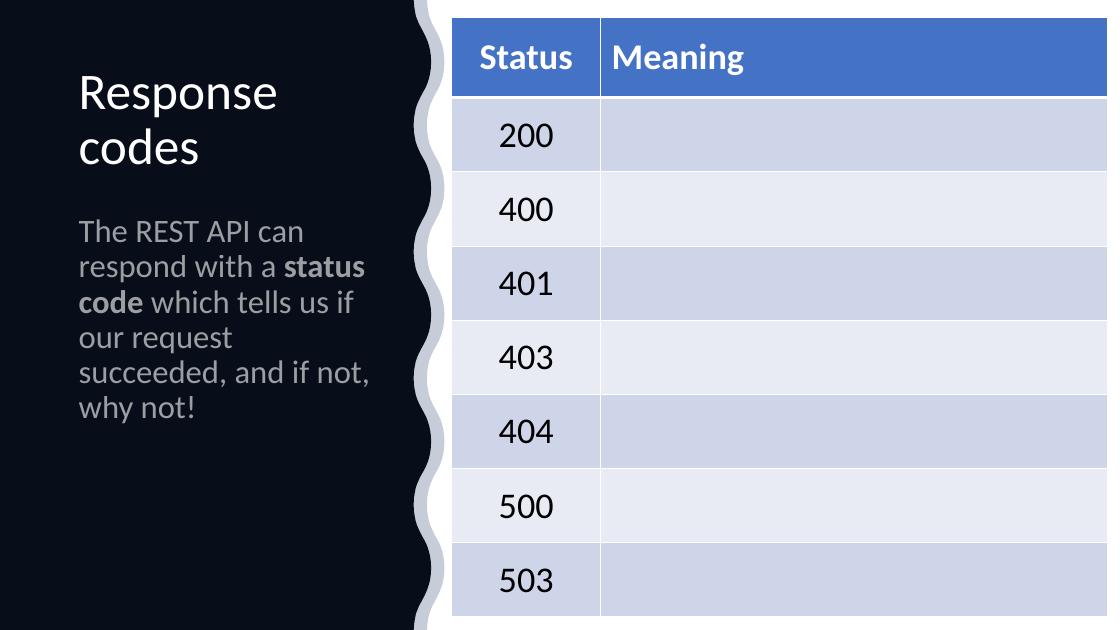
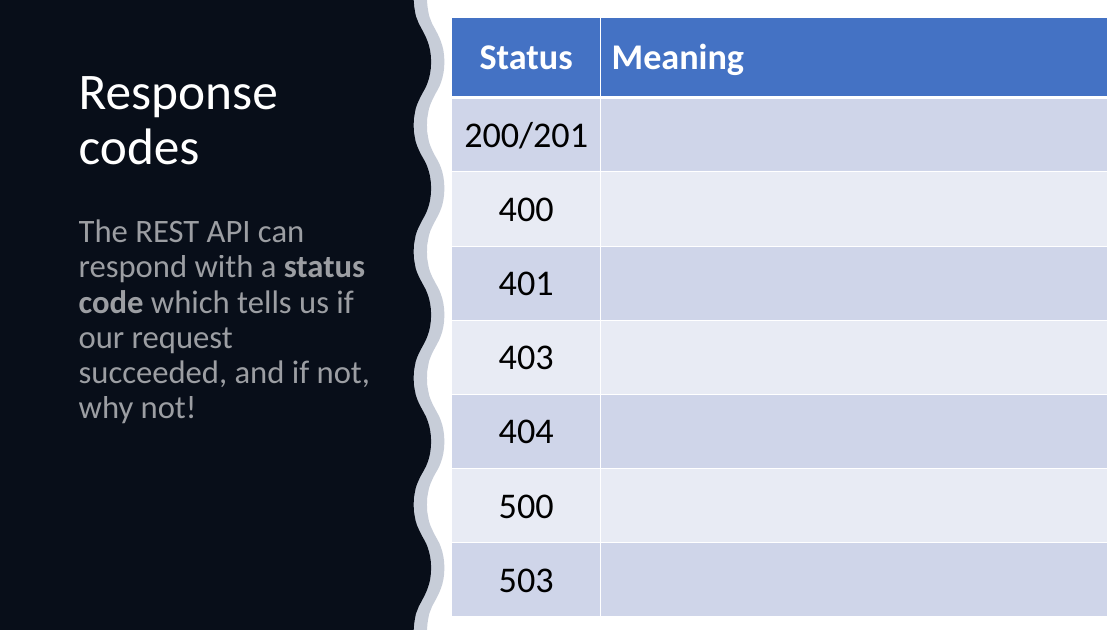
Before and after one commit to si-mv/swe-resources, a slide deck: slide 6 of Module 2/Unit 1 Securing APIs with Basic Auth/Workshop 1 Restful APIs and Frameworks/2.1.1 Restful APIs and Frameworks.pptx. Drawn at 1120x630 pixels with LibreOffice and Linux fonts; fonts in the diff are those of the drawing. Boxes give left, top, right and bottom in pixels: in the first picture for what was removed or moved away, otherwise in the second. Text is boxed around its words. In the diff, an @@ line names an element or a change of style, - is before the commit and + after.

```diff
--- a/Module 2/Unit 1 Securing APIs with Basic Auth/Workshop 1 Restful APIs and Frameworks/2.1.1 Restful APIs and Frameworks.pptx
+++ b/Module 2/Unit 1 Securing APIs with Basic Auth/Workshop 1 Restful APIs and Frameworks/2.1.1 Restful APIs and Frameworks.pptx
@@ table at [451, 17, 1107, 617] @@
-row 2, column 1: 200
+row 2, column 1: 200/201
```
Also in this commit, not shown: 2 other files.
